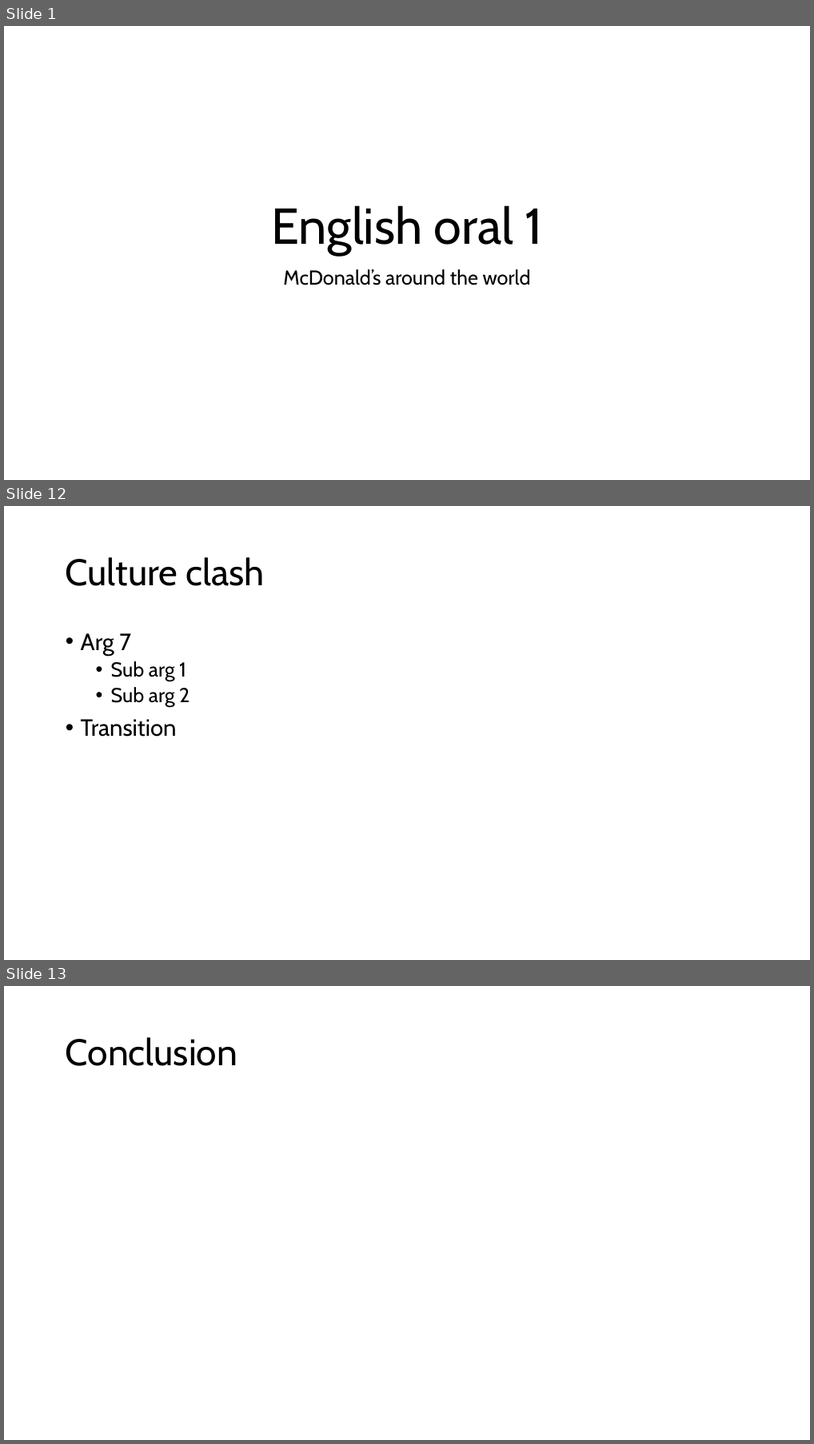
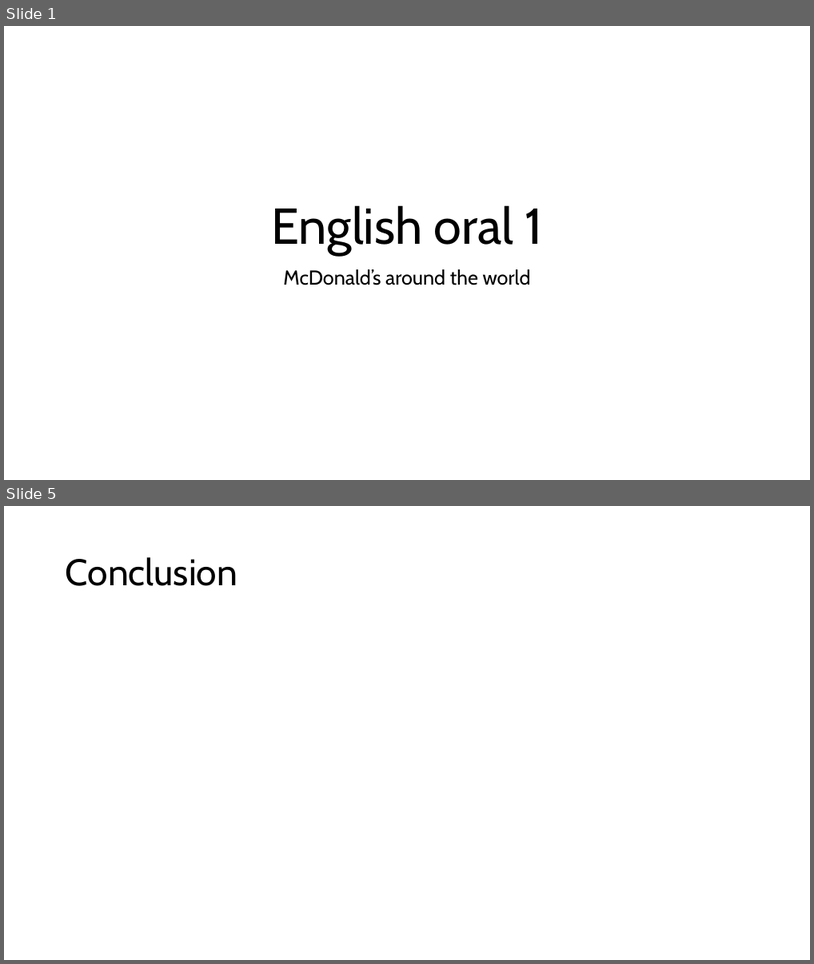
Before and after one commit to Scortail/AnglaisAd, a slide deck: slides.pptx. Shown one above the other, each under a label of ours: slides 1, 12 and 13 before the commit, slides 1 and 5 after it; the slides between them are not shown. The pictures are 814x1444 and 814x964 pixels, drawn with LibreOffice and Linux fonts; fonts in the diff are those of the drawing. Boxes give left, top, right and bottom in pixels: in the first picture for what was removed or moved away, otherwise in the second. Text is boxed around its words. In the diff, an @@ line names an element or a change of style, - is before the commit and + after.

```diff
--- a/slides.pptx
+++ b/slides.pptx
@@ slide 12 removed at <box>4,506,810,960</box>, background #FFFFFF @@
@@ title removed at <box>66,557,265,586</box> @@
-Culture clash
@@ text removed at <box>81,633,190,736</box> @@
-• Arg 7
-  • Sub arg 1
-  • Sub arg 2
-• Transition
@@ what was slide 13 is now slide 5 @@
```
Also in this commit, not shown: 3 slides changed, 7 other slides removed, 1 other file.
